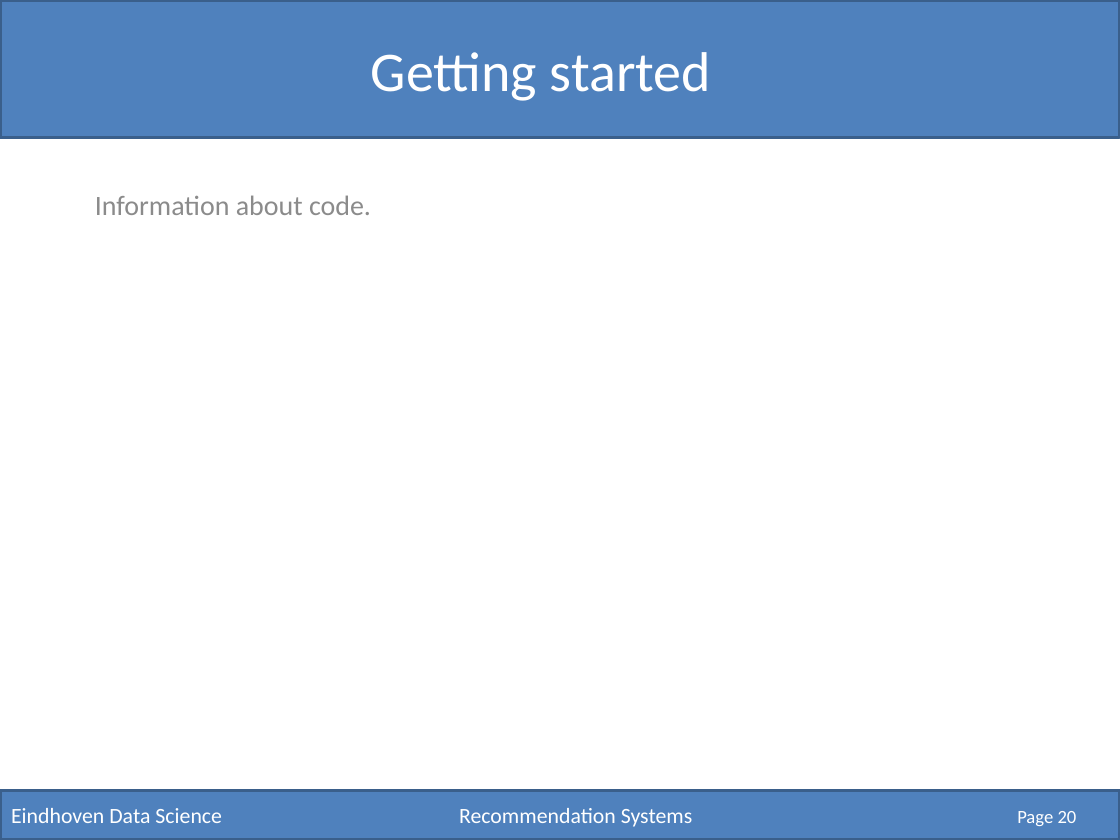
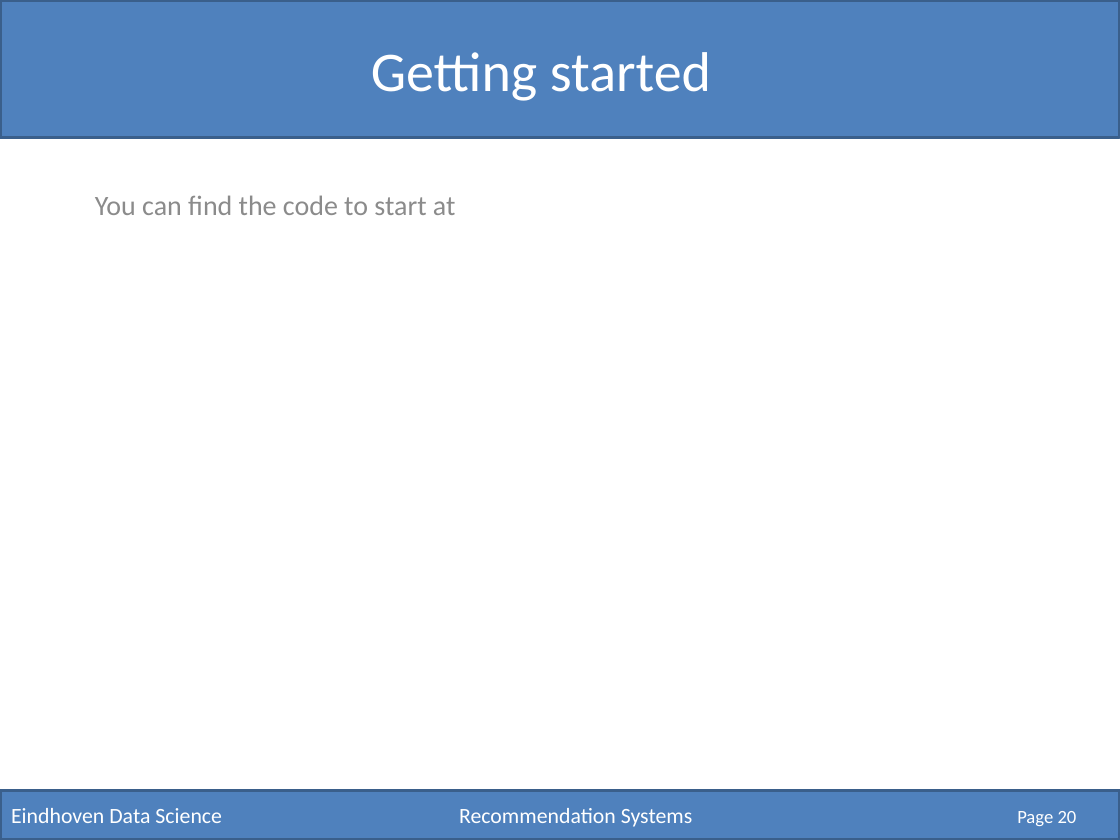
Before and after one commit to RobRomijnders/EDS, a slide deck: slide 20 of hack_10/Recommendation Systems.pptx. Drawn at 1120x840 pixels with LibreOffice and Linux fonts; fonts in the diff are those of the drawing. Boxes give left, top, right and bottom in pixels: in the first picture for what was removed or moved away, otherwise in the second. Text is boxed around its words. In the diff, an @@ line names an element or a change of style, - is before the commit and + after.

Commit message:
Start code

```diff
--- a/hack_10/Recommendation Systems.pptx
+++ b/hack_10/Recommendation Systems.pptx
@@ text at bbox=[95, 195, 455, 215]: text changed @@
-Information about code.
+You can find the code to start at
```
Also in this commit, not shown: 5 other files.
